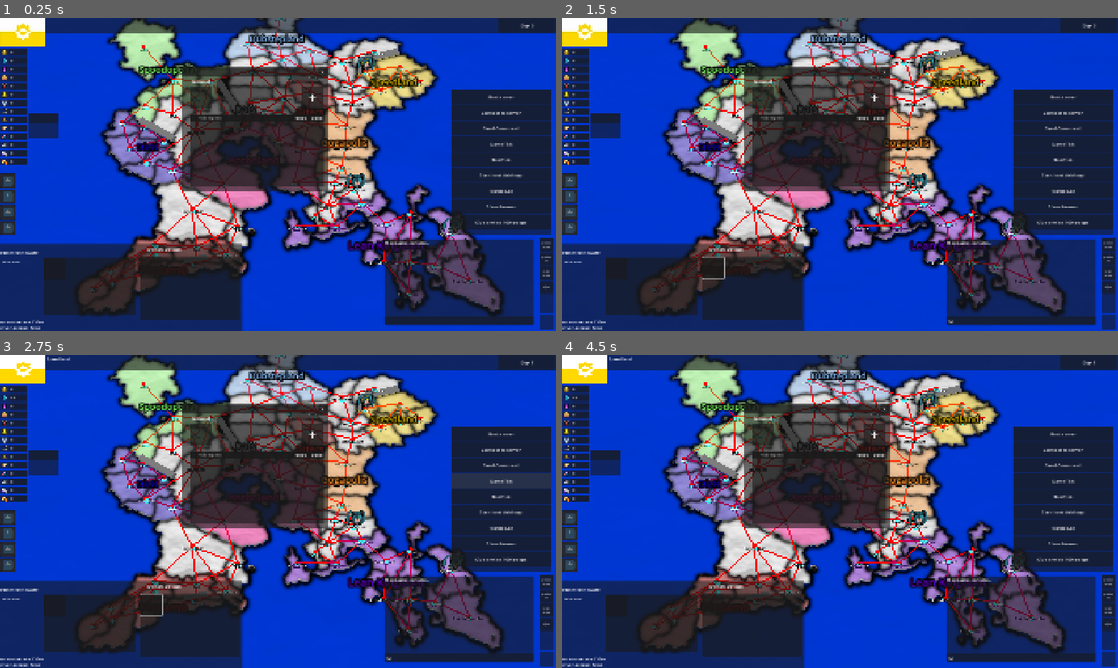
Above: before the commit, frames 1-4 (two rows, left to right).
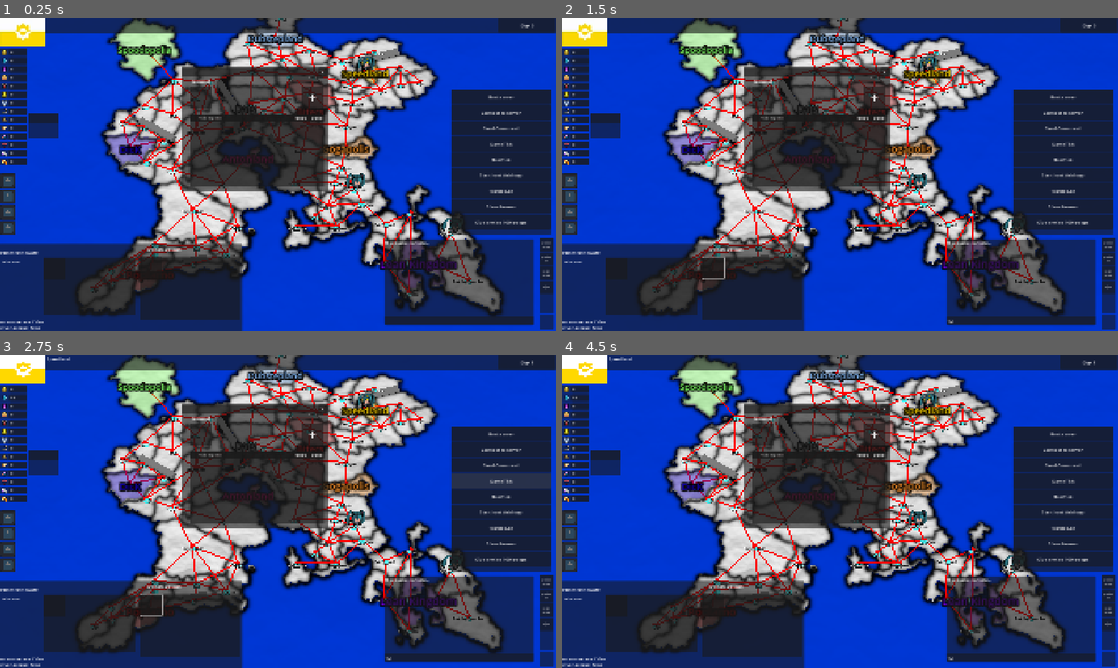
Above: after the commit, the same moments.

Repository: adrutkow/MapGame
Game: Godot game, scene res://node_3d.tscn
The game is run twice, just before and just after one commit, with the same random seed, the same clock (stepped at 60 frames per second) and the same inputs. The engine's default icon, where the game draws it, is replaced by a stand-in: a white triangle on a blue panel in a dark square.
Inputs (mouse positions are in pixels of both pictures, inside the frame that each line leads up to):
- Up to frame 1 (0.25 s): no input
- Up to frame 2 (1.5 s): click (1017, 321) at 0.52 s; type "12" at 0.6 s; click (712, 268) at 1.27 s
- Up to frame 3 (2.75 s): click "GameTick" at 2 s
- Up to frame 4 (4.5 s): click "Show Armies" at 2.75 s; click "Give armies 100 troops" at 3.5 s; click (584, 367) at 4.25 s

The runs differ from the first frame. In frame 1, 11% of the frame differs, in the area x 0-90%, y 0-94%; in frame 2, 11%; in frame 3, 11%; in frame 4, 11%.

Commit message:
Trying to make proper combat, idk

Diff:
--- a/Resources/Lists/currency_data_list.tres
+++ b/Resources/Lists/currency_data_list.tres
@@ -13,7 +13,7 @@
 [ext_resource type="Texture2D" uid="uid://cxq66rti5yp8u" path="res://Assets/Icons/trade_value.png" id="10_jkmxa"]
 [ext_resource type="Texture2D" uid="uid://bhlal7trv48uy" path="res://Assets/Icons/kebab.png" id="11_x0qk1"]
 [ext_resource type="Texture2D" uid="uid://c0xmgq0jefffy" path="res://Assets/Icons/alloys.png" id="12_wvb66"]
-[ext_resource type="Texture2D" uid="uid://xves3yu6h7hh" path="res://Assets/Icons/stone.png" id="13_88eww"]
+[ext_resource type="Texture2D" uid="uid://cuy406cwaqou8" path="res://Assets/Icons/minerals.png" id="13_04jp6"]
 [ext_resource type="Texture2D" uid="uid://cuedweeweloof" path="res://Assets/Icons/lean.png" id="14_net8p"]
 [ext_resource type="Texture2D" uid="uid://mcb840b1q5k6" path="res://Assets/Icons/fruits.png" id="15_04jp6"]
 
@@ -109,7 +109,7 @@
 script = ExtResource("1_kvyd4")
 currency_name = "currency_materials"
 display_name = "Materials"
-currency_icon = ExtResource("13_88eww")
+currency_icon = ExtResource("13_04jp6")
 description = "Basic building materials"
 metadata/_custom_type_script = "uid://cq0gq6pl0h057"
 
--- a/Resources/Lists/nation_data_list.tres
+++ b/Resources/Lists/nation_data_list.tres
@@ -14,7 +14,7 @@
 nation_name = "Speedland"
 nation_color = Color(1, 0.835294, 0, 1)
 nation_flag = ExtResource("2_dp6g1")
-owned_provinces = Array[int]([0, 1, 2, 3, 4])
+owned_provinces = Array[int]([0])
 start_science = 50
 start_culture = 0
 start_gold = 0
@@ -27,7 +27,7 @@
 nation_name = "Lean Kingdom"
 nation_color = Color(0.416388, 0.00215318, 0.858519, 1)
 nation_flag = ExtResource("2_qdu77")
-owned_provinces = Array[int]([12, 13, 14, 15, 16, 17, 18, 19, 20, 21, 22])
+owned_provinces = Array[int]([14, 19])
 start_science = 0
 start_culture = 50
 start_gold = 0
@@ -40,7 +40,7 @@
 nation_name = "Antonland"
 nation_color = Color(1, 0.00392157, 0.545098, 1)
 nation_flag = ExtResource("3_qdu77")
-owned_provinces = Array[int]([5, 6, 7, 8, 9, 10, 11])
+owned_provinces = Array[int]([5])
 start_science = 0
 start_culture = 50
 start_gold = 0
@@ -52,7 +52,7 @@
 script = ExtResource("1_c73x0")
 nation_name = "Gogapolis"
 nation_color = Color(1, 0.584314, 0.180392, 1)
-owned_provinces = Array[int]([26, 27, 28])
+owned_provinces = Array[int]([26])
 start_science = 0
 start_culture = 25
 start_gold = 0
@@ -65,7 +65,7 @@
 nation_name = "Dubstepland"
 nation_color = Color(0.536162, 0.749488, 1, 1)
 nation_flag = ExtResource("4_qdu77")
-owned_provinces = Array[int]([29, 30, 31, 32, 33])
+owned_provinces = Array[int]([30])
 start_science = 0
 start_culture = 0
 start_gold = 0
@@ -78,7 +78,7 @@
 nation_name = "Spoodopolia"
 nation_color = Color(0.503773, 1, 0.403543, 1)
 nation_flag = ExtResource("6_50vbk")
-owned_provinces = Array[int]([34, 35, 36, 37, 38])
+owned_provinces = Array[int]([34])
 start_science = 0
 start_culture = 0
 start_gold = 0
@@ -91,7 +91,7 @@
 nation_name = "DicK"
 nation_color = Color(0.0901961, 0, 0.768627, 1)
 nation_flag = ExtResource("3_igt2k")
-owned_provinces = Array[int]([39, 40, 41, 42, 43, 44])
+owned_provinces = Array[int]([41])
 start_science = 0
 start_culture = 50
 start_gold = 0
@@ -103,7 +103,7 @@
 script = ExtResource("1_c73x0")
 nation_name = "Poplamo"
 nation_color = Color(0.835294, 0, 0, 1)
-owned_provinces = Array[int]([45, 46, 47, 48, 49, 50, 51, 52, 53])
+owned_provinces = Array[int]([48])
 start_science = 0
 start_culture = 0
 start_gold = 0
--- a/Scripts/Resources/army.gd
+++ b/Scripts/Resources/army.gd
@@ -4,7 +4,7 @@
 static var armies_created_count: int;
 
 var army_id: int;
-var unit_groups: Dictionary;
+var troop_groups: Array[Dictionary];
 var general: String = "";
 var province_id: int;
 var nation_owner_id: int;
@@ -13,6 +13,15 @@
 var move_progress: float = 0.0;
 var speed: float = 50.0;
 var defeated: bool = false;
+
+# Unit = individual soldier;
+# Troop = group of soldiers;
+
+var default_troop_group = {
+	"troop_name": "troop_default",
+	"unit_count": 0,
+	"troop_morale": 100.0,
+}
 
 func tick_movement():
 	move_progress += speed;
@@ -36,9 +45,9 @@
 	var temp: Combat;
 
 	temp = Combat.new();
-	temp.armies.append(self.army_id);
+	temp.attacker_armies.append(self.army_id);
 	for i in GameInstance.game_instance.get_army_ids_in_province(target_province):
-		temp.armies.append(i);
+		temp.defender_armies.append(i);
 	desired_path = [];
 
 	GameInstance.game_instance.combats.append(temp);
@@ -54,30 +63,58 @@
 		return (-1);
 	return (desired_path[current_path_index + 1]);
 
+func create_troop_dict(troop_name: String,
+	unit_count: int = 1000, morale: float = 100.0) -> Dictionary:
+		var output: Dictionary;
+
+		output = {
+			"troop_name": troop_name,
+			"unit_count": unit_count,
+			"troop_morale": morale,
+		}
+		return (output);
+
+func add_troop(troop_name: String, unit_count: int = 1000, morale: float = 100.0):
+	var new: Dictionary;
+
+	new = create_troop_dict(troop_name, unit_count, morale);
+	troop_groups.append(new);
+
 func add_unit(unit_name: String, count: int):
-	if (not (unit_name in unit_groups.keys())):
-		unit_groups[unit_name] = 0;
-	unit_groups[unit_name] += count;
+	for t in troop_groups:
+		if (count == 0):
+			return;
+		var unit_count: int = t["unit_count"];
+		if (unit_count < 1000):
+			var max_add: int = 1000 - unit_count;
+
+			if (count <= max_add):
+				t["unit_count"] += count;
+				count = 0;
+			else:
+				t["unit_count"] += max_add;
+				count -= max_add;
+	if (count > 0):
+		add_troop(unit_name, count);
 
 func get_unit_count() -> int:
 	var output: int = 0;
 
-	for k in unit_groups.keys():
-		output += unit_groups[k];
+	for t in troop_groups:
+		output += t["unit_count"];
 	return (output);
 
 func lose_unit(count: int = 0, unit_name: String = ""):
-	if (not (unit_name in unit_groups.keys())):
-		unit_groups[unit_name] = 0;
-		return;
-	if (unit_name == ""):
-		for k in unit_groups.keys():
-			unit_groups[k] -= count;
-		return;
-	unit_groups[unit_name] -= count;
-	if (unit_groups[unit_name] < 0):
-		unit_groups[unit_name] = 0;
-
+	for t in troop_groups:
+		if (count == 0):
+			return;
+		if (t["troop_name"] == unit_name):
+			if (t["unit_count"] >= count):
+				t["unit_count"] -= count;
+				count = 0;
+			else:
+				count -= t["unit_count"];
+				t["unit_count"] = 0;
 
 func is_in_combat() -> bool:
 	for c: Combat in GameInstance.game_instance.get_combats():
@@ -123,6 +160,13 @@
 func get_troop_types() -> Array[String]:
 	var output: Array[String] = []
 
-	for s: String in unit_groups.keys():
-		output.append(s);
+	for t in troop_groups:
+		output.append(t["troop_name"]);
 	return (output);
+
+func get_total_morale() -> float:
+	var output: float = 0;
+
+	for t in troop_groups:
+		output += t["troop_morale"];
+	return (output);
--- a/Scripts/Resources/combat.gd
+++ b/Scripts/Resources/combat.gd
@@ -1,53 +1,51 @@
 extends Resource
 class_name Combat;
 
-var armies: Array[int];
+var attacker_armies: Array[int];
+var defender_armies: Array[int];
+var combat_width: int = 20;
+var attacker_line_troops: Array[int] = [];
+var defender_line_troops: Array[int] = [];
+var attacker_morale: float = 100;
+var defender_morale: float = 100;
 
+func init_combat(attackers: Array[int], defenders: Array[int]):
+	attacker_armies.append_array(attackers);
+	defender_armies.append_array(defenders);
 
 func tick():
-	var side_one: Array[int];
-	var side_two: Array[int];
-	var side_one_strength: float = 0;
-	var side_two_strength: float = 0;
+	var attacker_strength: float = 0;
+	var defender_strength: float = 0;
 
-	if (len(armies) <= 1):
+	if (len(attacker_armies) == 0 or len(defender_armies) == 0):
 		stop();
 		return;
 
-	for i: int in range(0, len(armies)):
-		var army: Army = GameInstance.game_instance.get_army_by_id(armies[i]);
-		var nation: Nation = GameInstance.game_instance.get_nations()[army.nation_owner_id];
+	attacker_strength = get_side_strength(attacker_armies);
+	defender_strength = get_side_strength(defender_armies);
 
-		if (army.is_defeated()):
-			continue;
-		if (i == 0):
-			side_one.append(armies[0]);
-			continue;
-		side_two.append(armies[1]);
+	var diff = abs(attacker_strength - defender_strength);
 
-	if (len(side_one) == 0 or len(side_two) == 0):
-		stop();
-		return;
-
-	side_one_strength = get_side_strength(side_one);
-	side_two_strength = get_side_strength(side_two);
-
-	var diff = abs(side_one_strength - side_two_strength);
-
-	if (side_one_strength < side_two_strength):
-		for a_id: int in side_one:
+	if (attacker_strength < defender_strength):
+		for a_id: int in attacker_armies:
 			GameInstance.game_instance.get_army_by_id(a_id).lose_unit(50);
-	if (side_one_strength > side_two_strength):
-		for a_id: int in side_two:
+	if (attacker_strength > defender_strength):
+		for a_id: int in defender_armies:
 			GameInstance.game_instance.get_army_by_id(a_id).lose_unit(50);
-	if (side_one_strength == side_two_strength):
-		for a_id: int in side_one:
+	if (attacker_strength == defender_strength):
+		for a_id: int in attacker_armies:
 			GameInstance.game_instance.get_army_by_id(a_id).lose_unit(50);
-		for a_id: int in side_two:
+		for a_id: int in defender_armies:
 			GameInstance.game_instance.get_army_by_id(a_id).lose_unit(50);
 
 
-	for a_id: int in armies:
+	for a_id: int in attacker_armies:
+		var army: Army = GameInstance.game_instance.get_army_by_id(a_id);
+
+		if (army.get_unit_count() <= 0):
+			army.defeated = true;
+
+	for a_id: int in defender_armies:
 		var army: Army = GameInstance.game_instance.get_army_by_id(a_id);
 
 		if (army.get_unit_count() <= 0):
@@ -55,12 +53,16 @@
 
 func get_side_strength(side: Array[int]) -> float:
 	var output: float = 0;
+	var max: int = 0;
 
 	for i: int in side:
 		var army: Army = GameInstance.game_instance.get_army_by_id(i);
 		var nation: Nation = GameInstance.game_instance.get_nations()[army.nation_owner_id];
 
 		output += army.get_unit_count();
+		max += 1;
+		if (max >= combat_width):
+			break;
 	return (output);
 
 
@@ -74,6 +76,6 @@
 func get_province_id() -> int:
 	var output: int = -1;
 
-	if (not armies.is_empty()):
-		output = GameInstance.game_instance.get_army_by_id(armies[0]).province_id;
+	if (not defender_armies.is_empty()):
+		output = GameInstance.game_instance.get_army_by_id(defender_armies[0]).province_id;
 	return (output);
--- a/army_view_menu.gd
+++ b/army_view_menu.gd
@@ -29,12 +29,12 @@
 	troops_display_parent = $TroopList/ScrollContainer/VBoxContainer;
 	for c in troops_display_parent.get_children():
 		c.queue_free();
-	for t: String in army.get_troop_types():
+	for t in army.troop_groups:
 		var temp: UITroopDisplay;
 
 		temp = troop_display_prefab.instantiate();
-		temp.key = t;
-		temp.troop_count = int(army.unit_groups[t]);
+		temp.key = t["troop_name"];
+		temp.troop_count = int(t["unit_count"]);
 		temp.update();
 		troops_display_parent.add_child(temp);
 
--- a/game_instance.gd
+++ b/game_instance.gd
@@ -43,6 +43,19 @@
 # Random event:
 # Strawberry elephant encounter;
 # kill for fruit or somethig else idk
+
+# Add loans, salt says
+
+
+
+# FIGHTS:
+# WHEN FIGHITNG, ARMY GO TO TARGET PROVINCE, NOT SIT NEXT IT
+# REINFORCING ARMIES GET "ABSORED", NOT ALLIES
+# COMBAT WIDTH, YEAH
+# TROOP IN GAME = 1k TROO  PS in EU4;
+# TROOP COUNT IS HEALTH BASICALLY
+
+#troop have firepower, gather firepower, combine, attack enemu ttrrops everyu fight tick
 
 func _process(delta: float) -> void:
 	timer += 1;
--- a/map.gd
+++ b/map.gd
@@ -348,8 +348,7 @@
 		temp.position = bitmap_vector_to_world(center);
 
 		var troop_count: int = 0;
-		for k in a.unit_groups.keys():
-			troop_count += a.unit_groups[k];
+		troop_count = a.get_unit_count();
 		temp.set_troop_count_text(troop_count);
 
 		var c: Color = GameInstance.game_instance.get_nation_by_id(a.nation_owner_id).nation_color;
--- a/ui_troop_display.gd
+++ b/ui_troop_display.gd
@@ -31,5 +31,7 @@
 	if (UI_CONTEXT.FORM_TROOP in get_ui_context()):
 		var army: Army;
 		army = UIManager.instance.get_current_selected_army();
+		if (not army):
+			return;
 		army.add_unit(key, troop_count);
 		MenuArmyView.instance.update();
Binary file changed: Assets/Icons/minerals.png
